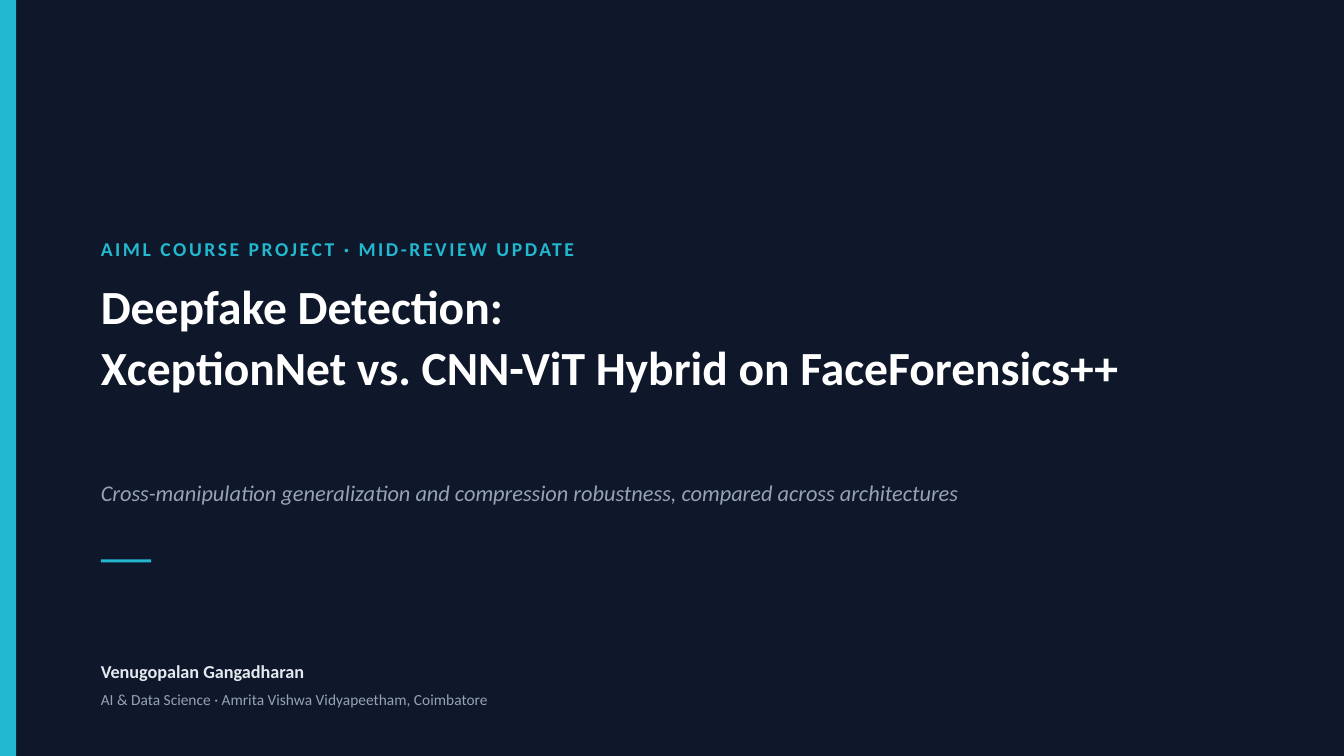
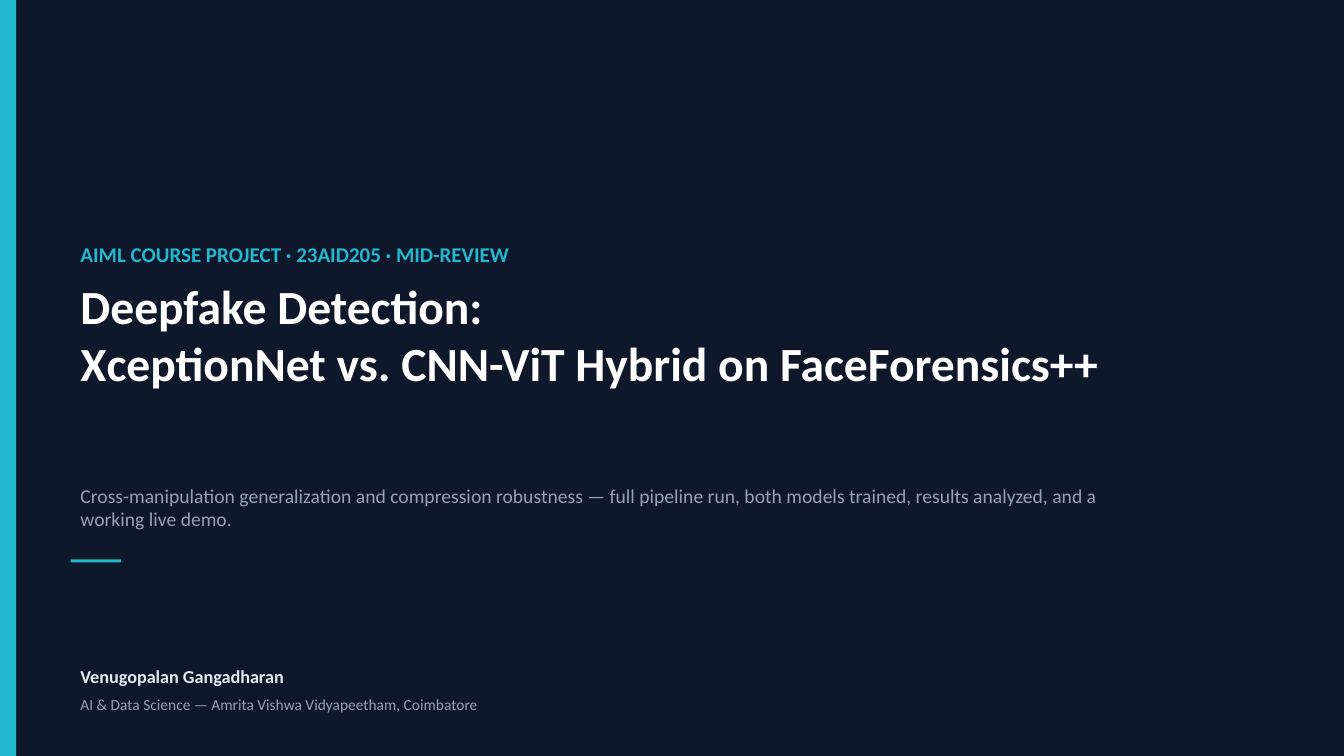
Before and after one commit to DUNE-ODYSSEY/deepfake-detection, a slide deck: slide 1 of docs/mid_review_update.pptx. Drawn at 1344x756 pixels with LibreOffice and Linux fonts; fonts in the diff are those of the drawing. Boxes give left, top, right and bottom in pixels: in the first picture for what was removed or moved away, otherwise in the second. Text is boxed around its words. In the diff, an @@ line names an element or a change of style, - is before the commit and + after.

```diff
--- a/docs/mid_review_update.pptx
+++ b/docs/mid_review_update.pptx
@@ text at (x1=80, y1=248, x2=509, y2=262): text changed; size 14 to 15 pt @@
-AIML COURSE PROJECT · MID-REVIEW UPDATE
+AIML COURSE PROJECT · 23AID205 · MID-REVIEW
@@ text "Deepfake Detection:" at (x1=80, y1=290, x2=1098, y2=389): line spacing 1.08 to 1 @@
@@ text at (x1=80, y1=489, x2=1096, y2=530): text changed; size 16 to 14 pt; italic off @@
-Cross-manipulation generalization and compression robustness, compared across architectures
+Cross-manipulation generalization and compression robustness — full pipeline run, both models trained, results analyzed, and a working live demo.
@@ 2 texts, 1 rectangle moved together from (x1=101, y1=290, x2=1118, y2=681) to (x1=71, y1=290, x2=1098, y2=686) @@
@@ text at (x1=80, y1=699, x2=478, y2=713): text changed @@
-AI & Data Science · Amrita Vishwa Vidyapeetham, Coimbatore
+AI & Data Science — Amrita Vishwa Vidyapeetham, Coimbatore
```
Also in this commit, not shown: 1 other slide changed, 21 slides added, 7 slides removed, 1 other file.
